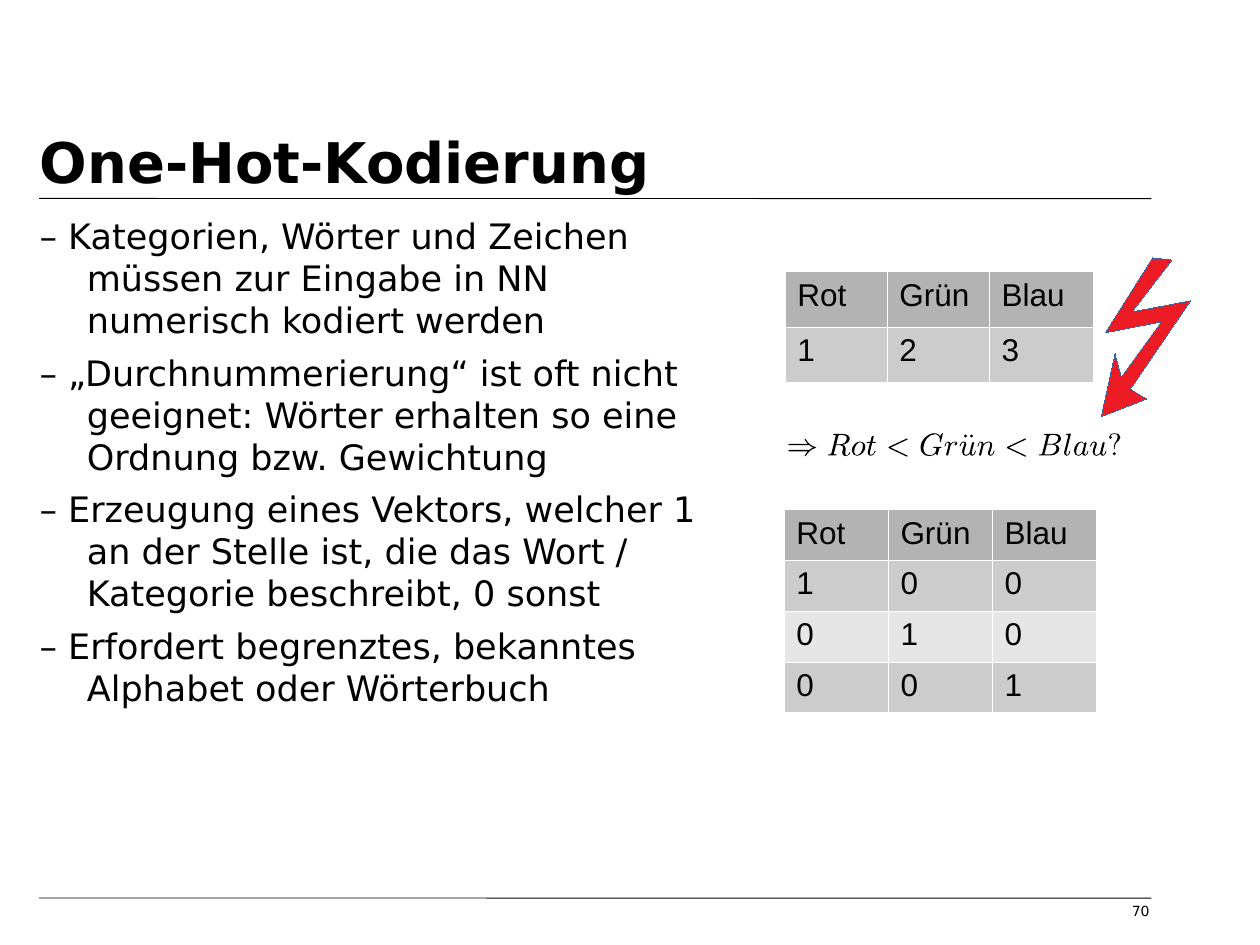
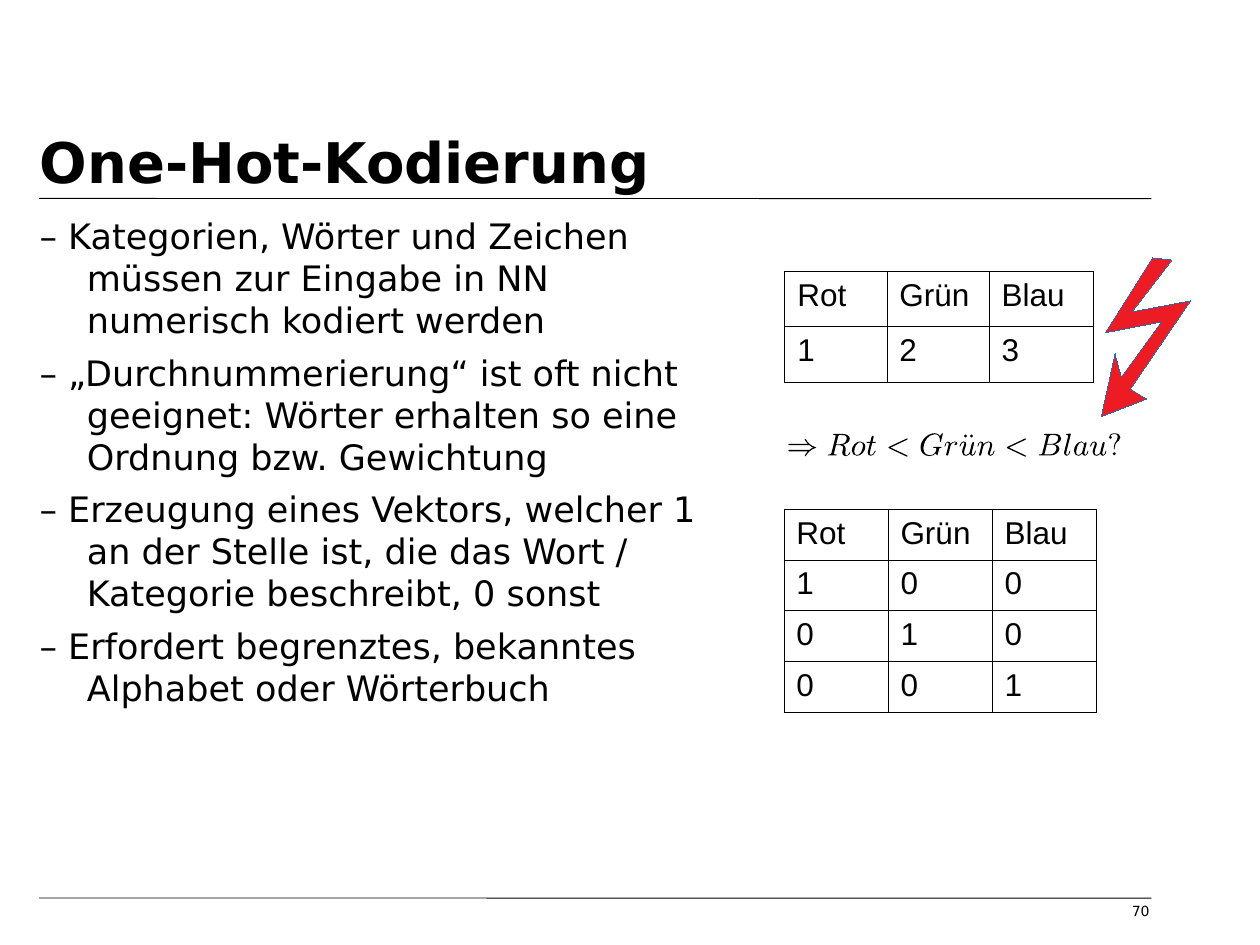
Before and after one commit to tfassbender/deep_learning_team_rnn, a slide deck: slide 70 of final/vorlesung_rnn_final.odp. Drawn at 1260x945 pixels with LibreOffice and Linux fonts; fonts in the diff are those of the drawing; background and template pictures are left out. Boxes give left, top, right and bottom in pixels: in the first picture for what was removed or moved away, otherwise in the second. Text is boxed around its words. In the diff, an @@ line names an element or a change of style, - is before the commit and + after.

```diff
--- a/final/vorlesung_rnn_final.odp
+++ b/final/vorlesung_rnn_final.odp
@@ table at (x1=785, y1=271, x2=1094, y2=382) @@
@@ fill #B3B3B3 to none in row 1 @@
@@ fill #CCCCCC to none in row 2 @@
@@ borders changed @@
@@ table at (x1=784, y1=509, x2=1097, y2=712) @@
@@ fill #B3B3B3 to none in row 1 @@
@@ fill #CCCCCC to none in 6 cells @@
@@ fill #E6E6E6 to none in row 3 @@
@@ borders changed @@
```
Also in this commit, not shown: 8 other slides changed, 2 other files.
